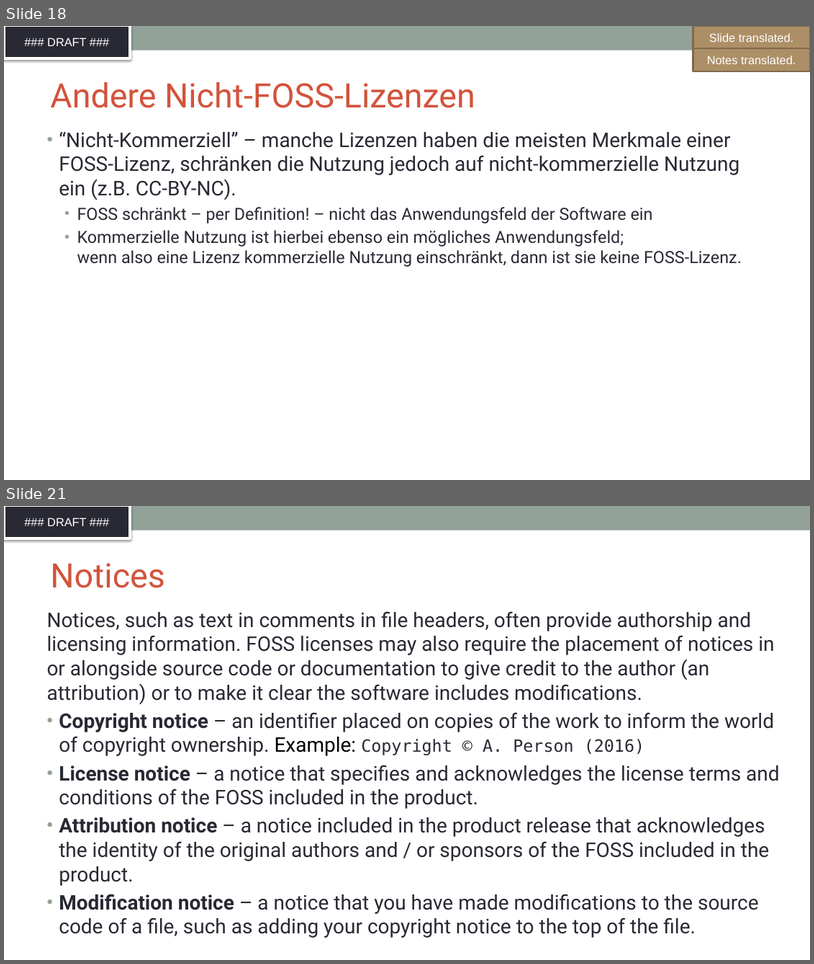
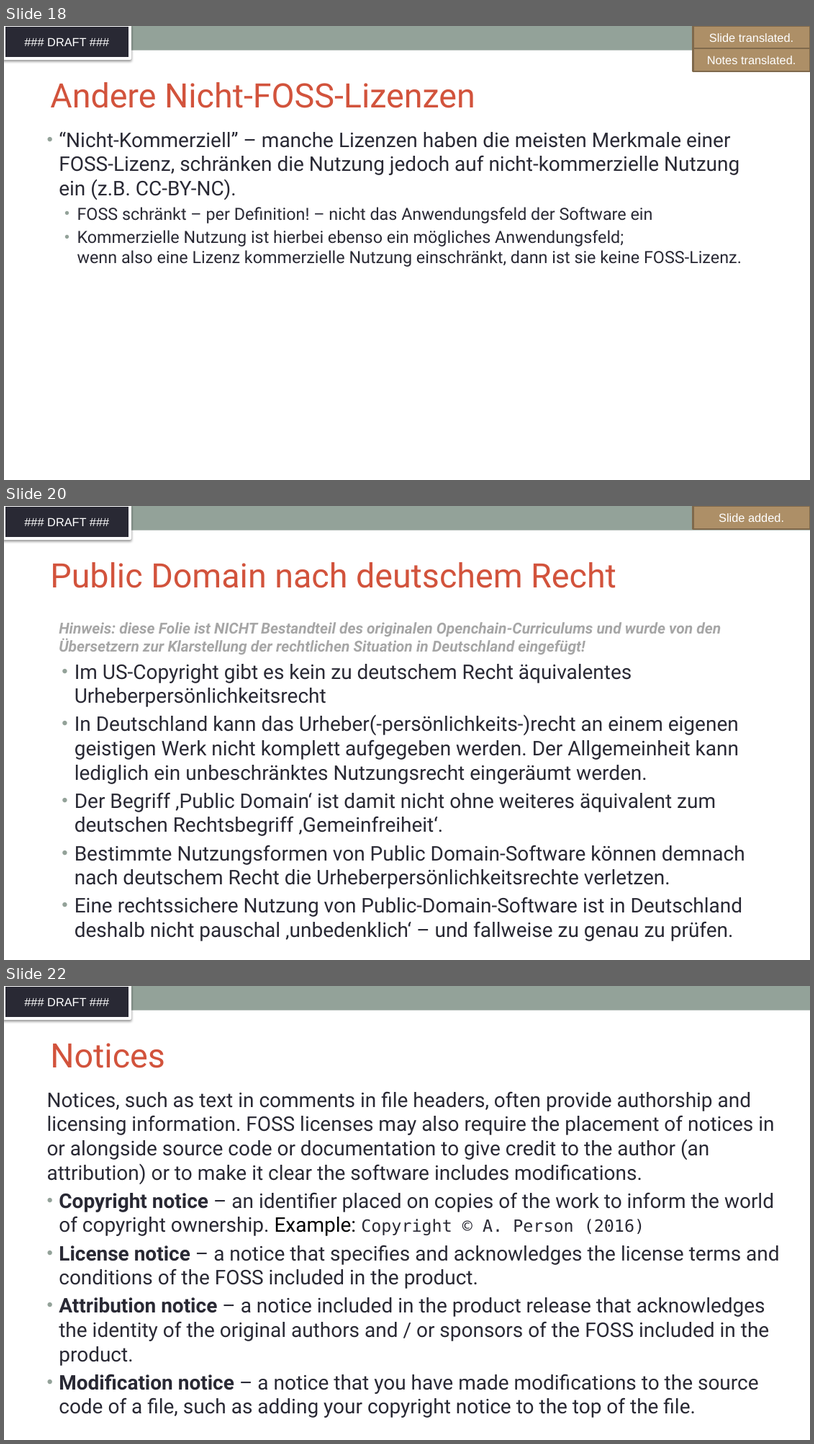
Before and after one commit to SThanheiser/curriculum, a slide deck: translation-DE/slides/DFT_openchain-curriculum-for-1-1_GER.pptx. Shown one above the other, each under a label of ours: slides 18 and 21 before the commit, slides 18, 20 and 22 after it; the slides between them are not shown. The pictures are 814x964 and 814x1444 pixels, drawn with LibreOffice and Linux fonts; fonts in the diff are those of the drawing; background and template pictures are left out. Boxes give left, top, right and bottom in pixels: in the first picture for what was removed or moved away, otherwise in the second. Text is boxed around its words. In the diff, an @@ line names an element or a change of style, - is before the commit and + after.

```diff
--- a/translation-DE/slides/DFT_openchain-curriculum-for-1-1_GER.pptx
+++ b/translation-DE/slides/DFT_openchain-curriculum-for-1-1_GER.pptx
@@ slide 20 added at [4, 506, 810, 960], background #FFFFFF; not listed: 2 template elements that a slide beside it also shows @@
@@ rectangle added at [694, 506, 810, 529], fill #AD8F67, outline #806A4C 2 pt, 14 pt, text #FFFFFF @@
+Slide added.
@@ title added at [50, 562, 617, 588], 40 pt, text #D2533C @@
+Public Domain nach deutschem Recht
@@ text added at [59, 622, 746, 941], 24 pt, text #292934 @@
+Hinweis: diese Folie ist NICHT Bestandteil des originalen Openchain-Curriculums und wurde von den Übersetzern zur Klarstellung der rechtlichen Situation in Deutschland eingefügt!
+• Im US-Copyright gibt es kein zu deutschem Recht äquivalentes Urheberpersönlichkeitsrecht
+• In Deutschland kann das Urheber(-persönlichkeits-)recht an einem eigenen geistigen Werk nicht komplett aufgegeben werden. Der Allgemeinheit kann lediglich ein unbeschränktes Nutzungsrecht eingeräumt werden.
+• Der Begriff ‚Public Domain‘ ist damit nicht ohne weiteres äquivalent zum deutschen Rechtsbegriff ‚Gemeinfreiheit‘.
+• Bestimmte Nutzungsformen von Public Domain-Software können demnach nach deutschem Recht die Urheberpersönlichkeitsrechte verletzen.
+• Eine rechtssichere Nutzung von Public-Domain-Software ist in Deutschland deshalb nicht pauschal ‚unbedenklich‘ – und fallweise zu genau zu prüfen.
@@ what was slide 21 is now slide 22 @@
```
Also in this commit, not shown: 3 other slides added, 3 slides removed.
